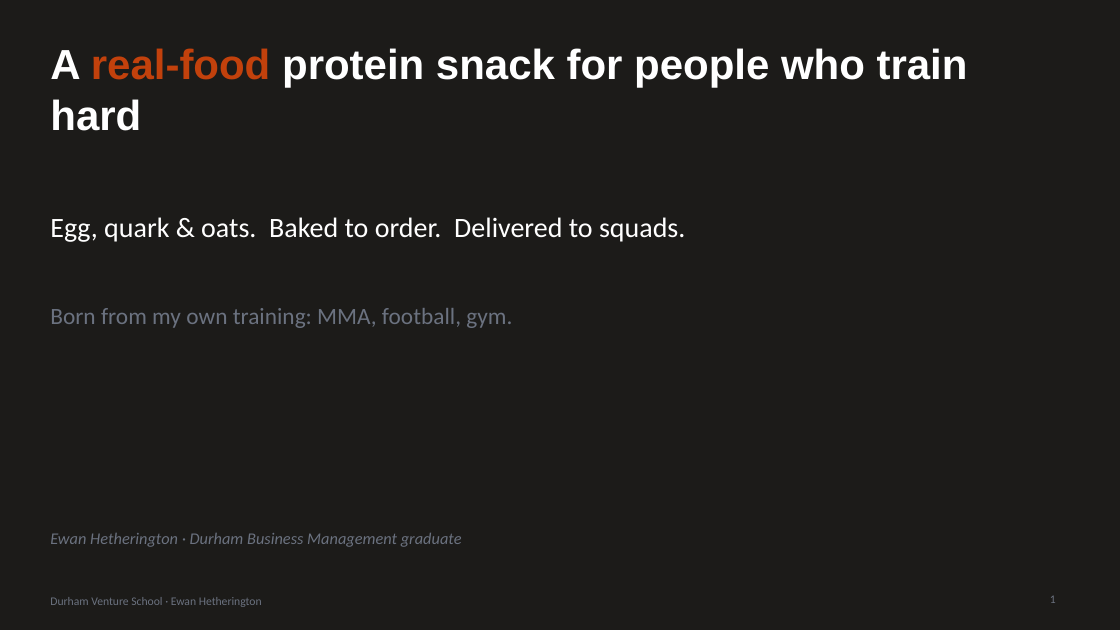
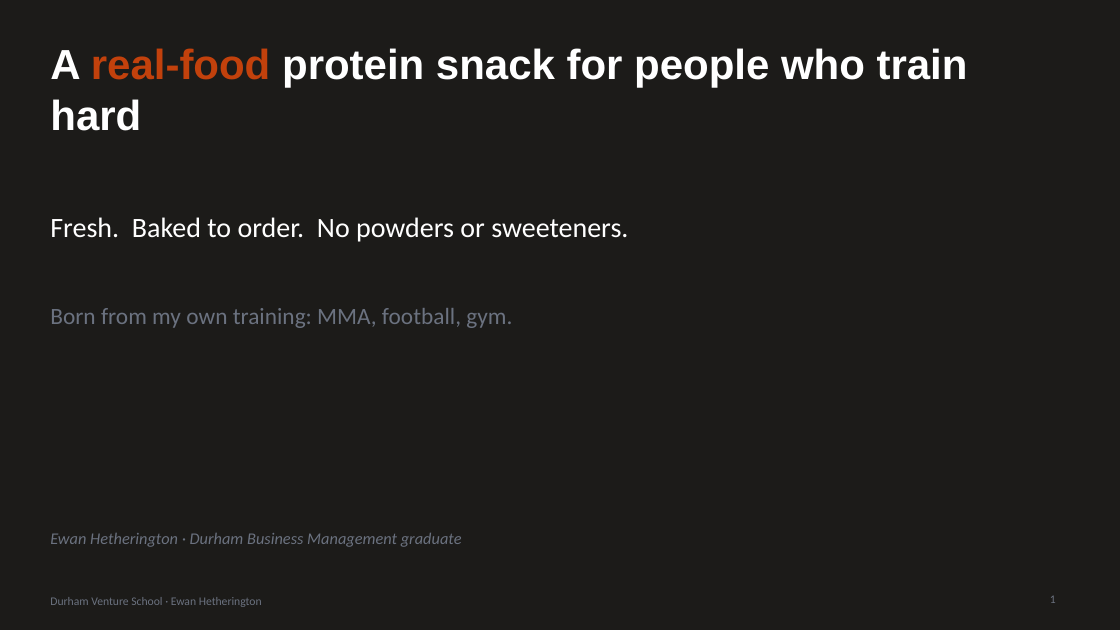
Before and after one commit to ewanh2005-alt/Ewan, a slide deck: slide 1 of 09-pitch/pitch-deck.pptx. Drawn at 1120x630 pixels with LibreOffice and Linux fonts; fonts in the diff are those of the drawing. Boxes give left, top, right and bottom in pixels: in the first picture for what was removed or moved away, otherwise in the second. Text is boxed around its words. In the diff, an @@ line names an element or a change of style, - is before the commit and + after.

```diff
--- a/09-pitch/pitch-deck.pptx
+++ b/09-pitch/pitch-deck.pptx
@@ text at bbox=[50, 217, 628, 242]: text changed @@
-Egg, quark & oats. Baked to order. Delivered to squads.
+Fresh. Baked to order. No powders or sweeteners.
```
Also in this commit, not shown: 3 other slides changed, 3 other files.
